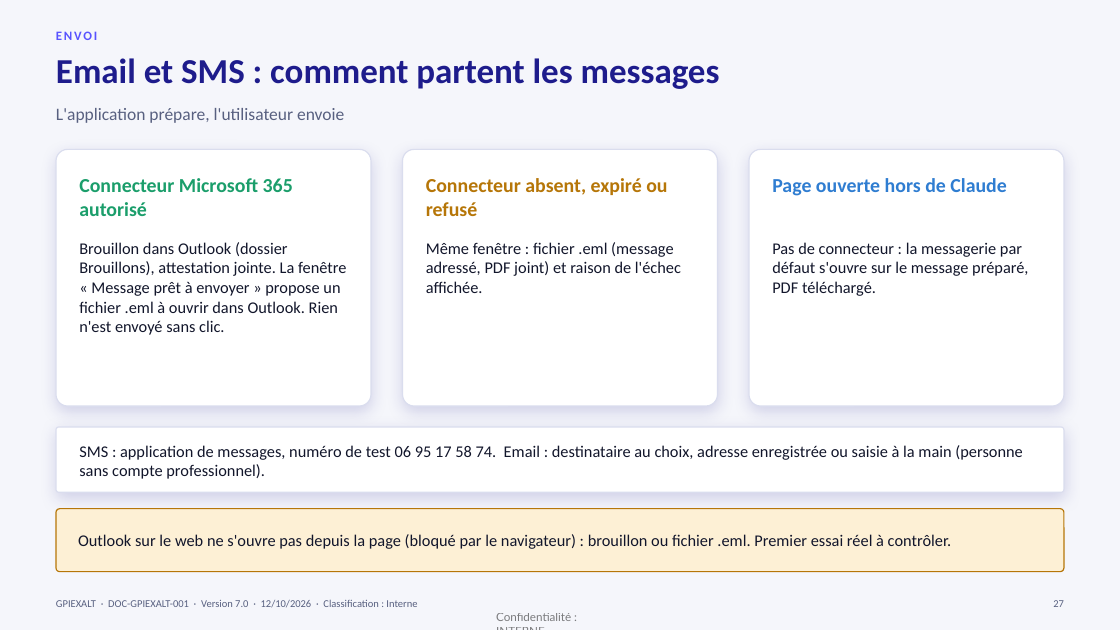
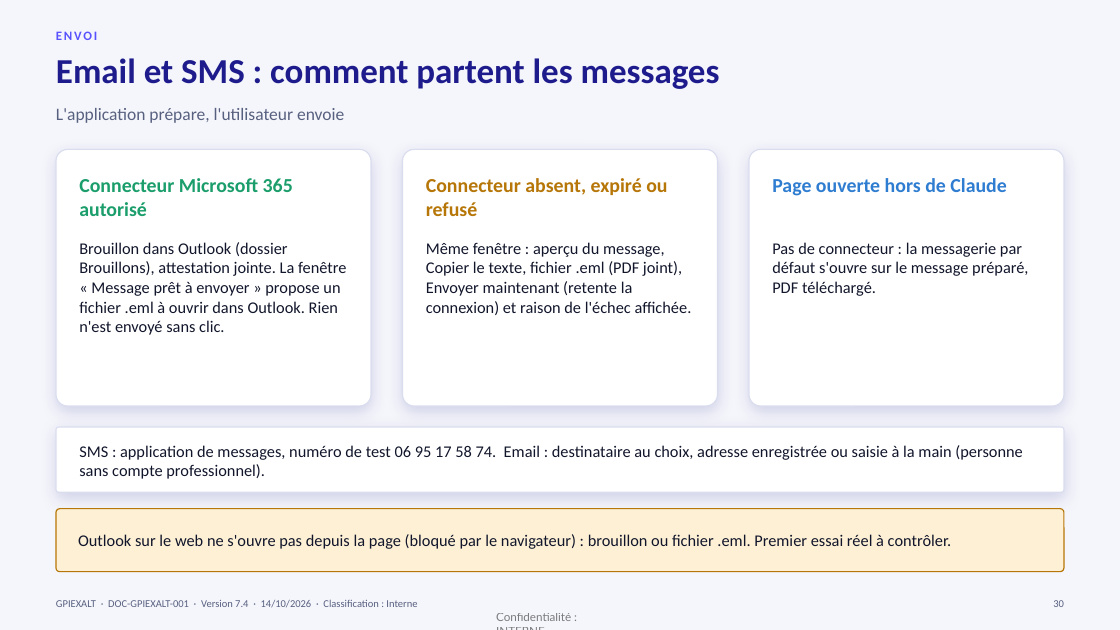
Before and after one commit to tesfamariam-exalt/myfirst-test, a slide deck: slide 30 of documentation/GPIEXALT_Documentation.pptx (slide 27 before the commit). Drawn at 1120x630 pixels with LibreOffice and Linux fonts; fonts in the diff are those of the drawing. Boxes give left, top, right and bottom in pixels: in the first picture for what was removed or moved away, otherwise in the second. Text is boxed around its words. In the diff, an @@ line names an element or a change of style, - is before the commit and + after.

```diff
--- a/documentation/GPIEXALT_Documentation.pptx
+++ b/documentation/GPIEXALT_Documentation.pptx
@@ text at <box>426,242,692,315</box>: text changed @@
-Même fenêtre : fichier .eml (message adressé, PDF joint) et raison de l'échec affichée.
+Même fenêtre : aperçu du message, Copier le texte, fichier .eml (PDF joint), Envoyer maintenant (retente la connexion) et raison de l'échec affichée.
@@ text at <box>56,600,417,608</box>: text changed @@
-GPIEXALT · DOC-GPIEXALT-001 · Version 7.0 · 12/10/2026 · Classification : Interne
+GPIEXALT · DOC-GPIEXALT-001 · Version 7.4 · 14/10/2026 · Classification : Interne
@@ page number at <box>1053,600,1064,607</box>: text changed @@
-27
+30
```
Also in this commit, not shown: 52 other slides changed, 4 slides added, 53 other files.
